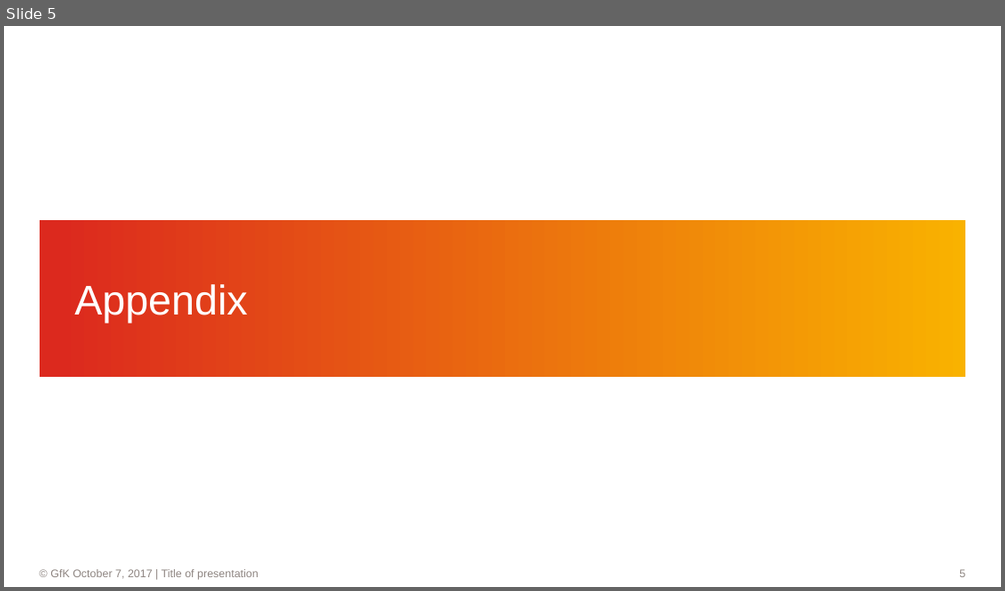
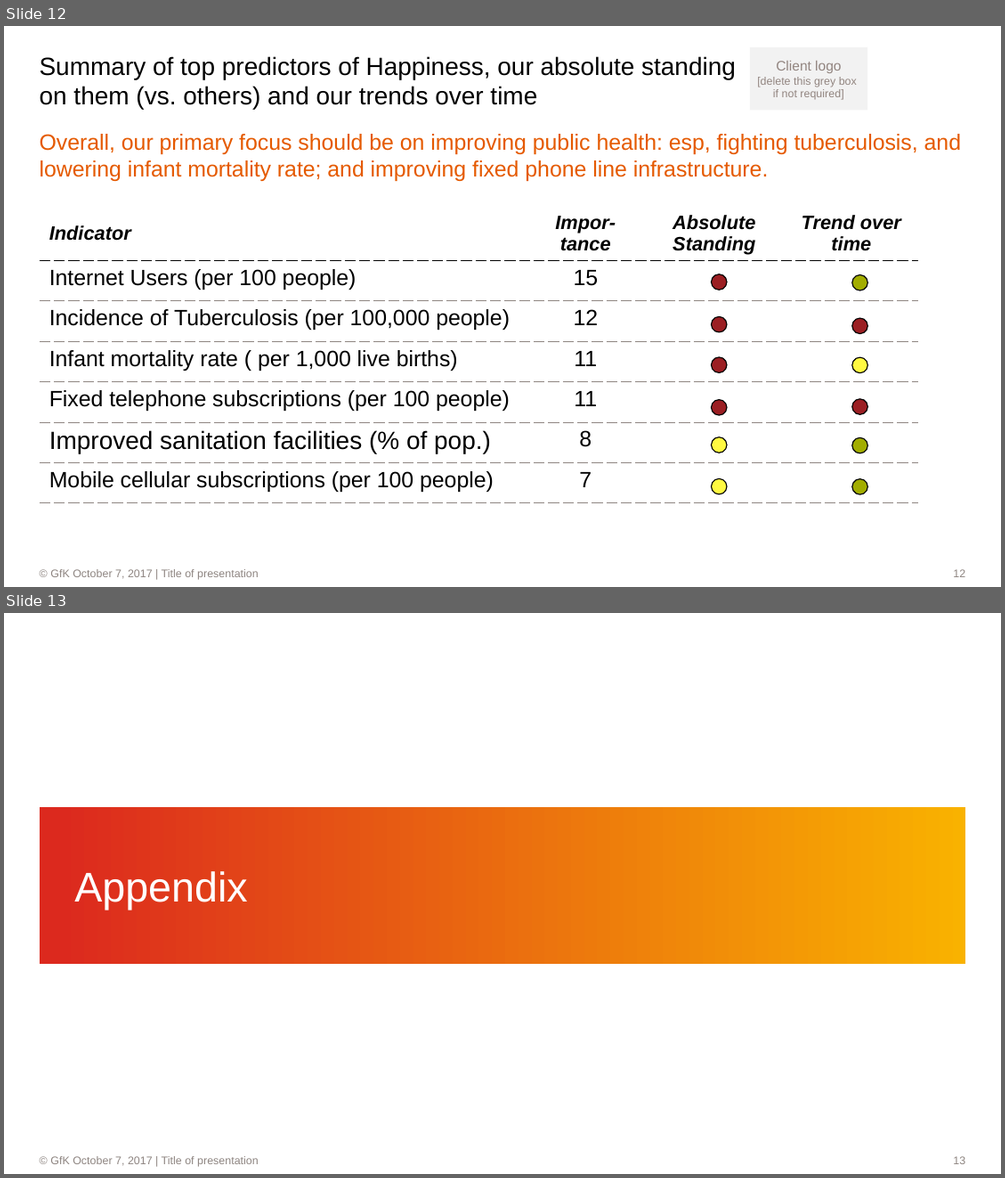
Before and after one commit to dl7631/Predict_World_Happiness, a slide deck: World Happiness.pptx. Shown one above the other, each under a label of ours: slide 5 before the commit, slides 12 and 13 after it. The pictures are 1005x591 and 1005x1178 pixels, drawn with LibreOffice and Linux fonts; fonts in the diff are those of the drawing; background and template pictures are left out. Boxes give left, top, right and bottom in pixels: in the first picture for what was removed or moved away, otherwise in the second. Text is boxed around its words. In the diff, an @@ line names an element or a change of style, - is before the commit and + after.

```diff
--- a/World Happiness.pptx
+++ b/World Happiness.pptx
@@ slide 12 added at bbox=[4, 26, 1001, 587], background #FFFFFF; not listed: 2 template elements that a slide beside it also shows @@
@@ rectangle added at bbox=[750, 47, 867, 110], fill #F2F2F2, 8 pt, text #928580 @@
+Client logo
+[delete this grey box
+if not required]
@@ title added at bbox=[40, 56, 736, 110], 18 pt, text #000000 @@
+Summary of top predictors of Happiness, our absolute standing on them (vs. others) and our trends over time
@@ text added at bbox=[40, 134, 961, 181], 16 pt, text #E55A00 @@
+Overall, our primary focus should be on improving public health: esp, fighting tuberculosis, and lowering infant mortality rate; and improving fixed phone line infrastructure.
@@ table added at bbox=[39, 207, 918, 506], 7 rows, 4 columns @@
+Indicator | Impor-tance | Absolute Standing | Trend over time
+Internet Users (per 100 people) | 15 |  | 
+Incidence of Tuberculosis (per 100,000 people) | 12 |  | 
+Infant mortality rate ( per 1,000 live births) | 11 |  | 
+Fixed telephone subscriptions (per 100 people) | 11 |  | 
+Improved sanitation facilities (% of pop.) | 8 |  | 
+Mobile cellular subscriptions (per 100 people) | 7 |  | 
@@ ellipse added at bbox=[711, 274, 727, 290], fill #9B1F23, outline #000000 0.75 pt @@
@@ ellipse added at bbox=[852, 275, 868, 291], fill #A2AD00, outline #000000 0.75 pt @@
@@ ellipse added at bbox=[711, 316, 727, 332], fill #9B1F23, outline #000000 0.75 pt @@
@@ ellipse added at bbox=[852, 318, 868, 334], fill #9B1F23, outline #000000 0.75 pt @@
@@ ellipse added at bbox=[711, 357, 727, 373], fill #9B1F23, outline #000000 0.75 pt @@
@@ ellipse added at bbox=[852, 357, 868, 373], fill #FFF941, outline #000000 0.75 pt @@
@@ ellipse added at bbox=[852, 399, 868, 415], fill #9B1F23, outline #000000 0.75 pt @@
@@ ellipse added at bbox=[711, 400, 727, 416], fill #9B1F23, outline #000000 0.75 pt @@
@@ ellipse added at bbox=[711, 436, 727, 452], fill #FFF941, outline #000000 0.75 pt @@
@@ ellipse added at bbox=[852, 438, 868, 453], fill #A2AD00, outline #000000 0.75 pt @@
@@ ellipse added at bbox=[711, 478, 727, 494], fill #FFF941, outline #000000 0.75 pt @@
@@ ellipse added at bbox=[852, 478, 868, 494], fill #A2AD00, outline #000000 0.75 pt @@
@@ what was slide 5 is now slide 13 @@
@@ page number at bbox=[953, 1156, 965, 1164]: text changed @@
-5
+13
```
Also in this commit, not shown: 11 other slides added, 4 slides removed, 2 other files.
